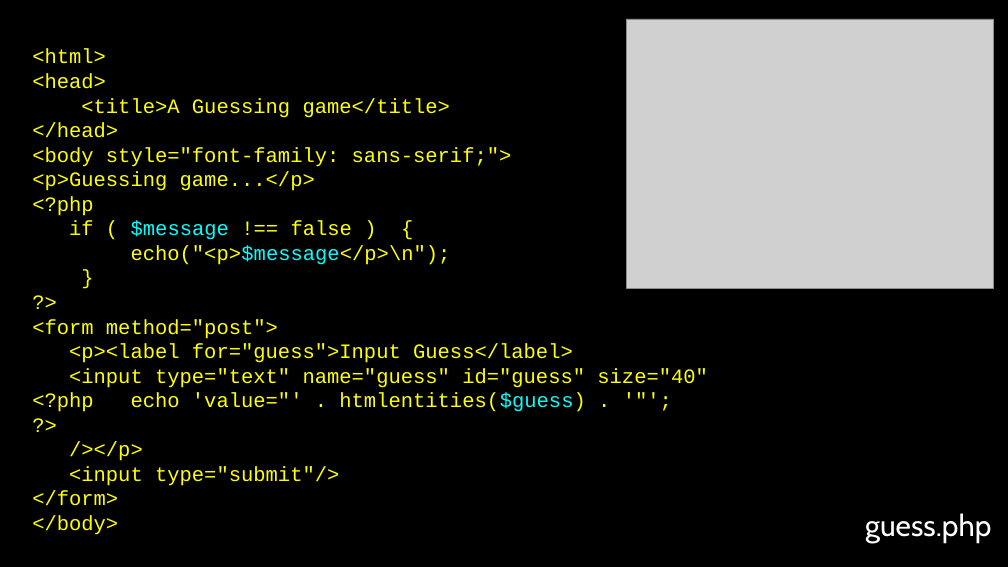
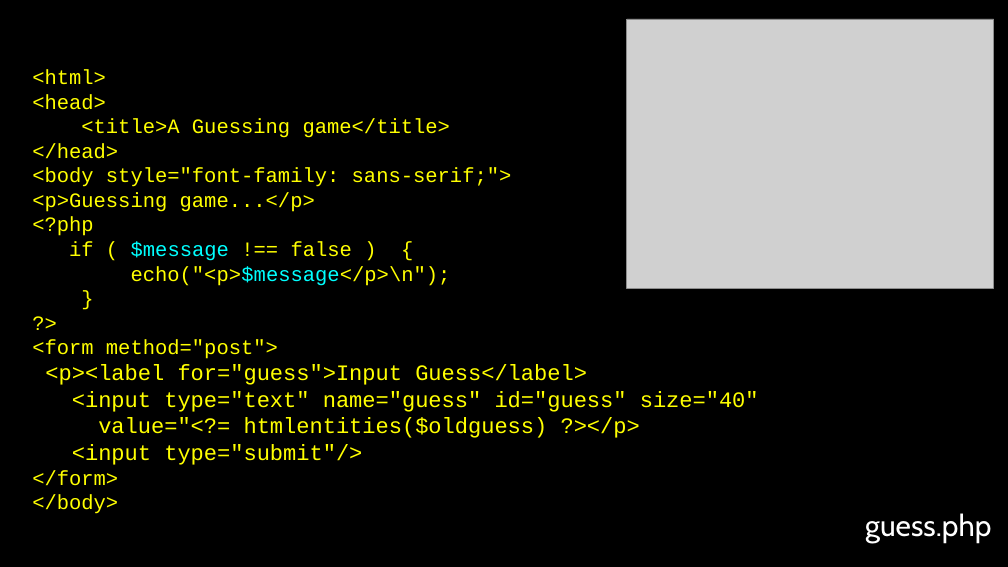
Before and after one commit to csev/wa4e, a slide deck: slide 22 of lectures/PHP-06-Forms.ppt. Drawn at 1008x567 pixels with LibreOffice and Linux fonts; fonts in the diff are those of the drawing; grey boxes stand for pictures. Boxes give left, top, right and bottom in pixels: in the first picture for what was removed or moved away, otherwise in the second. Text is boxed around its words. In the diff, an @@ line names an element or a change of style, - is before the commit and + after.

```diff
--- a/lectures/PHP-06-Forms.ppt
+++ b/lectures/PHP-06-Forms.ppt
@@ text at (45, 365, 587, 465): size 26 to 28 pt in "<p><label for="guess">Input Guess</label>", "<input type="submit"/>" @@
@@ text at (72, 391, 759, 438): text changed; size 26 to 28 pt @@
-<input type="text" name="guess" id="guess" size="40" <?php echo 'value="' . htmlentities($guess) . '"';
-?>
-/></p>
+<input type="text" name="guess" id="guess" size="40"
+value="<?= htmlentities($oldguess) ?></p>
```
Also in this commit, not shown: 8 other slides changed, 7 other files.
